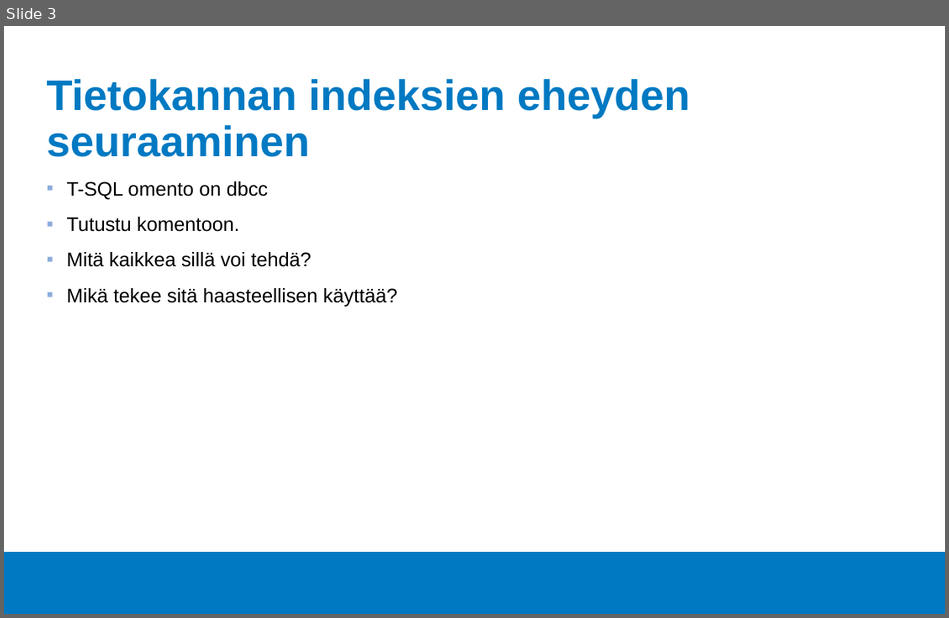
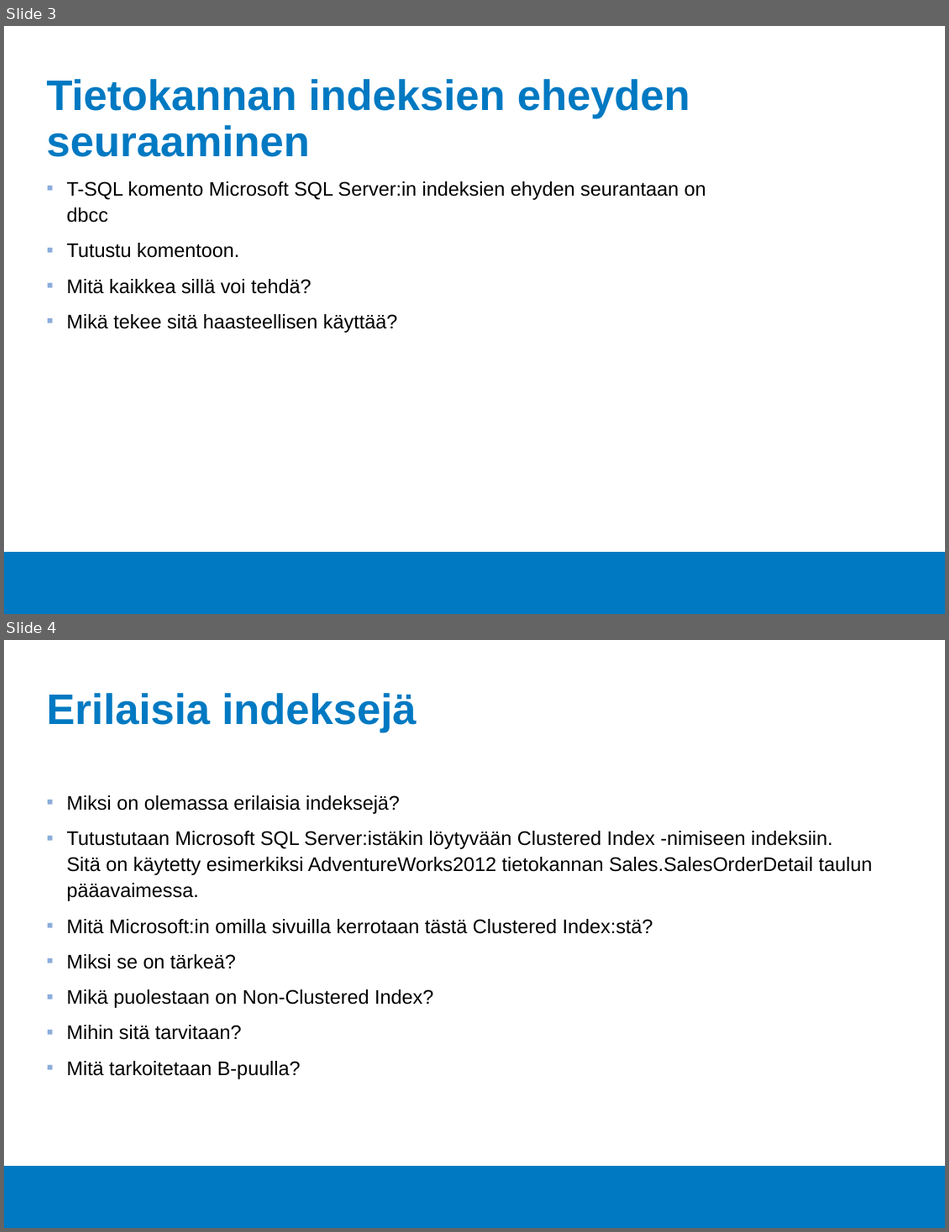
Before and after one commit to Tietokantahallinta/Tietokantahallinta.github.io, a slide deck: luennot/viikko05/Luentokalvot_05.odp. Shown one above the other, each under a label of ours: slide 3 before the commit, slides 3 and 4 after it. The pictures are 949x618 and 949x1232 pixels, drawn with LibreOffice and Linux fonts; fonts in the diff are those of the drawing; background and template pictures are left out. Boxes give left, top, right and bottom in pixels: in the first picture for what was removed or moved away, otherwise in the second. Text is boxed around its words. In the diff, an @@ line names an element or a change of style, - is before the commit and + after.

```diff
--- a/luennot/viikko05/Luentokalvot_05.odp
+++ b/luennot/viikko05/Luentokalvot_05.odp
@@ slide 4 added at <box>4,640,945,1228</box>, background #FFFFFF; not listed: 1 template element that a slide beside it also shows @@
@@ title added at <box>47,693,416,733</box>, 36 pt, text #0079C2, bold @@
+Erilaisia indeksejä
@@ text added at <box>67,795,873,1079</box>, 16.6 pt, text #000000 @@
+▪ Miksi on olemassa erilaisia indeksejä?
+▪ Tutustutaan Microsoft SQL Server:istäkin löytyvään Clustered Index -nimiseen indeksiin.
+  Sitä on käytetty esimerkiksi AdventureWorks2012 tietokannan Sales.SalesOrderDetail taulun pääavaimessa.
+▪ Mitä Microsoft:in omilla sivuilla kerrotaan tästä Clustered Index:stä?
+▪ Miksi se on tärkeä?
+▪ Mikä puolestaan on Non-Clustered Index?
+▪ Mihin sitä tarvitaan?
+▪ Mitä tarkoitetaan B-puulla?
@@ slide 3 changed as well @@
@@ text at <box>67,181,706,223</box>: text changed @@
-▪ T-SQL omento on dbcc
+▪ T-SQL komento Microsoft SQL Server:in indeksien ehyden seurantaan on
+  dbcc
```
Also in this commit, not shown: 3 other slides changed, 1 other slide added, 1 slide removed, 10 other files.
